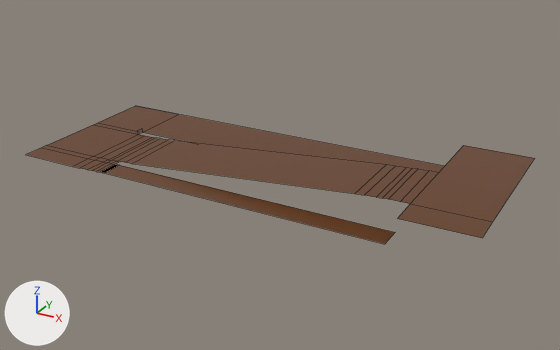
The FBX model Objects/IRGLM/FBX/IRGLM_Lindsay_ramp_Floor.fbx: old version first, new version second.
One viewpoint serves both versions: a camera (50 mm lens) standing at (11.84, -11.17, 6.09) and looking at (5.04, 1.18, -0.08). Arrows for +X, +Y and +Z are at lower left; the lights stay in place. Mesh edges are drawn as thin lines. Where no turn or scale is listed for an object, it has been applied to the vertices.

In view in the first picture: 'Floor'.
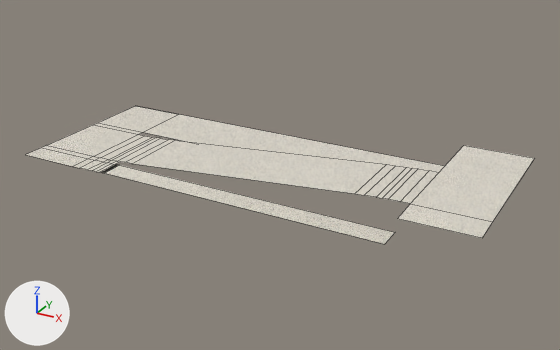
Patch to the scene script:
```diff
--- a/Objects/IRGLM/FBX/IRGLM_Lindsay_ramp_Floor.fbx.py
+++ b/Objects/IRGLM/FBX/IRGLM_Lindsay_ramp_Floor.fbx.py
@@ img_irglm_textured_floor_jpg @@
+img_irglm_textured_floor_jpg = load_image('IRGLM_textured_floor.jpg', '../Textures/IRGLM_textured_floor.jpg', 736, 736, 'sRGB')
@@ mat_rampground_001 @@
+mat_rampground_001 = principled_material('RampGround.001')
+mat_rampground_001.texture = img_irglm_textured_floor_jpg
@@ me_mesh_002 @@
 # used by ob_floor; location = (0.0, 0.0, 0.0)
-me_mesh_002.from_pydata(...)  # 62 vertices, 35 faces; spans x 0.0..9.51, y -0.61..3.0, z 0.0..0.51
+me_mesh_002.from_pydata(...)  # 60 vertices, 34 faces; spans x 0.0..9.51, y -0.61..3.0, z 0.0..0.51
+# me_mesh_002 part 1: 34 faces spanning x 0.0..9.51, y -0.61..3.0, z 0.0..0.51 switch from mat_rampground (brown #663c1c) to mat_rampground_001 (picture img_irglm_textured_floor_jpg)
```

Where the change shows, as pixel boxes [x1, y1, x2, y2] in the pictures (560 x 350 px):
part 1 of me_mesh_002, recoloured (brown to white): [26, 106, 534, 244] in both
